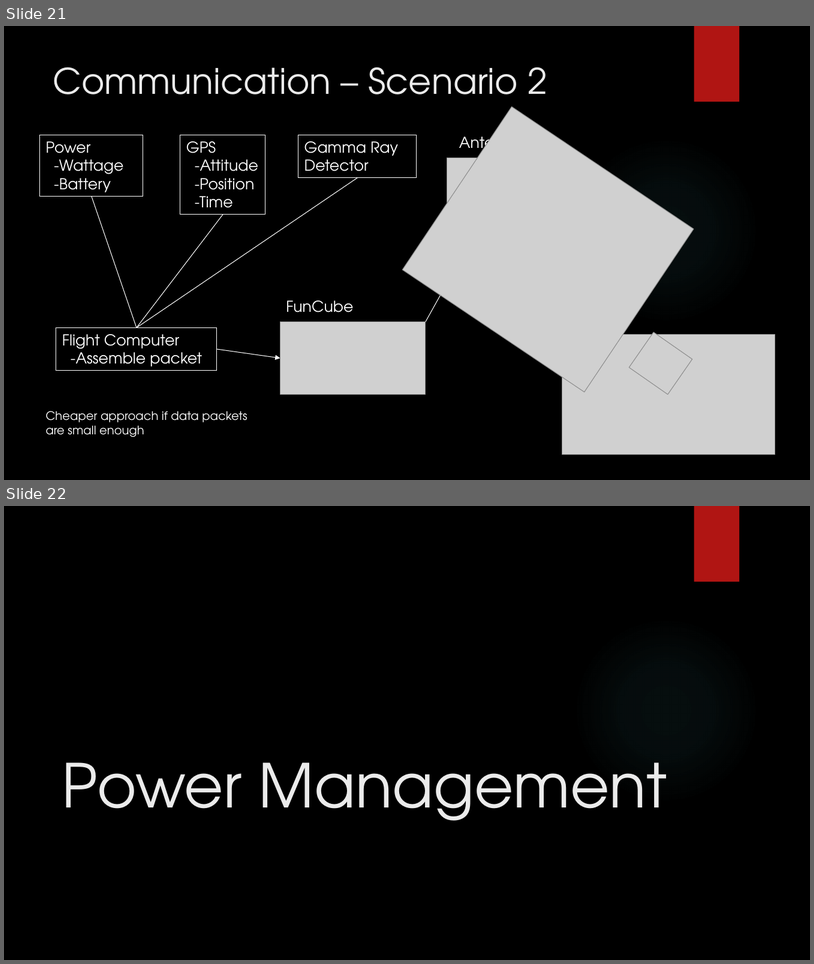
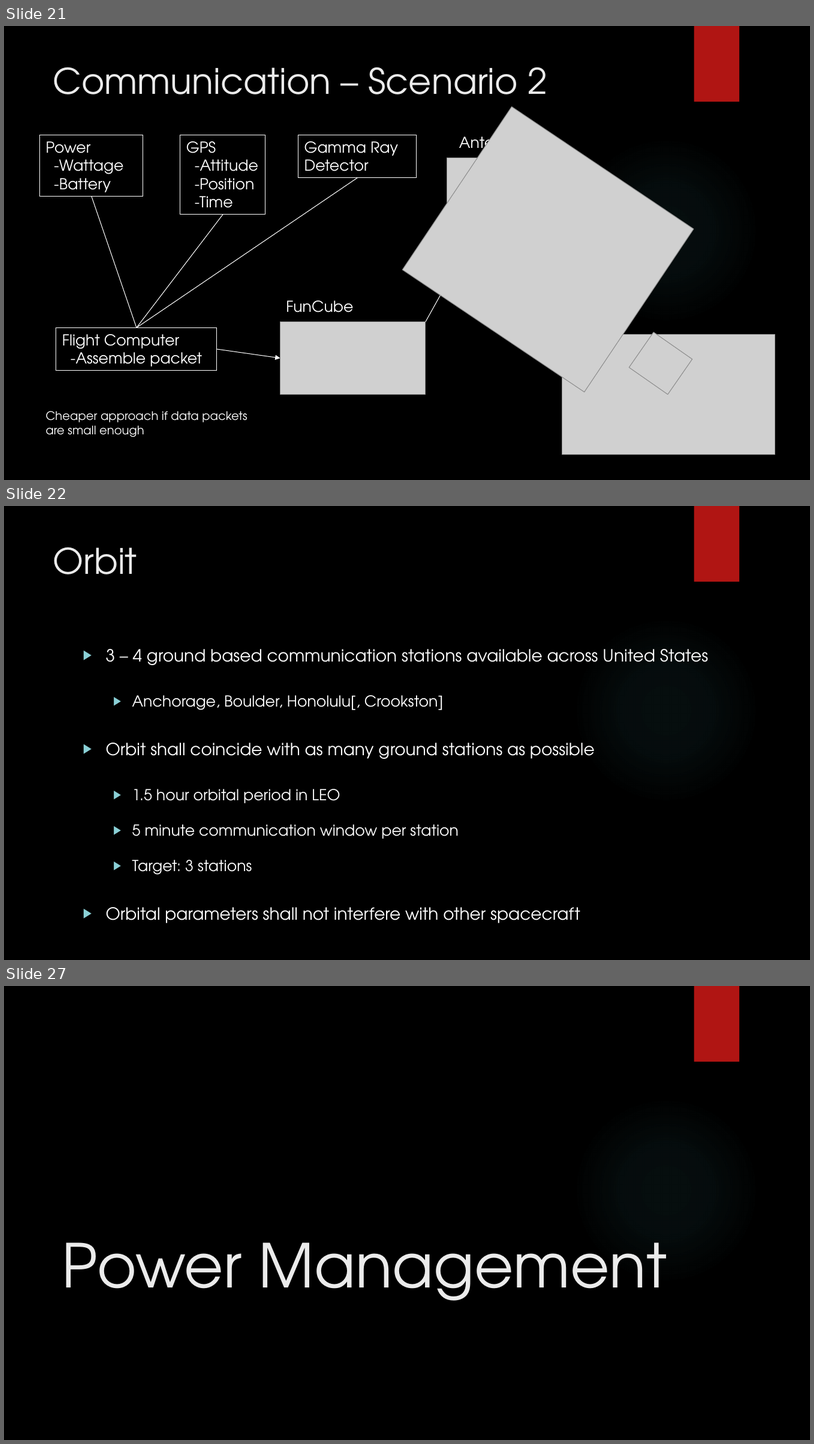
Before and after one commit to HASP-UMN/CubeSat, a slide deck: Presentations/PDR_Presentation.pptx. Shown one above the other, each under a label of ours: slides 21 and 22 before the commit, slides 21, 22 and 27 after it; the slides between them are not shown. The pictures are 814x964 and 814x1444 pixels, drawn with LibreOffice and Linux fonts; fonts in the diff are those of the drawing; grey boxes stand for pictures; background and template pictures are left out. Boxes give left, top, right and bottom in pixels: in the first picture for what was removed or moved away, otherwise in the second. Text is boxed around its words. In the diff, an @@ line names an element or a change of style, - is before the commit and + after.

Commit message:
PDR Update Communications

```diff
--- a/Presentations/PDR_Presentation.pptx
+++ b/Presentations/PDR_Presentation.pptx
@@ slide 22 added at [4,506,810,960], background picture (left out); not listed: 2 template elements that a slide beside it also shows @@
@@ title added at [53,547,137,574], 42 pt, text #EBEBEB @@
+Orbit
@@ text added at [106,649,708,923], 20 pt, text #FFFFFF @@
+▶ 3 – 4 ground based communication stations available across United States
+  ▶ Anchorage, Boulder, Honolulu[, Crookston]
+▶ Orbit shall coincide with as many ground stations as possible
+  ▶ 1.5 hour orbital period in LEO
+  ▶ 5 minute communication window per station
+  ▶ Target: 3 stations
+▶ Orbital parameters shall not interfere with other spacecraft
@@ what was slide 22 is now slide 27 @@
```
Also in this commit, not shown: 4 other slides added.
